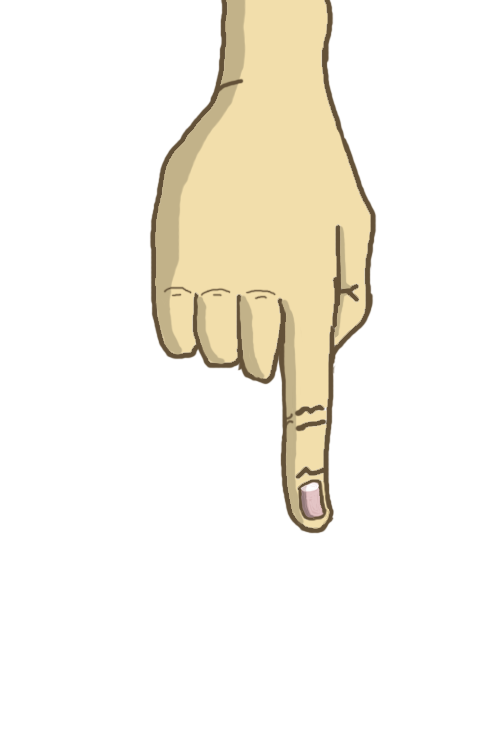
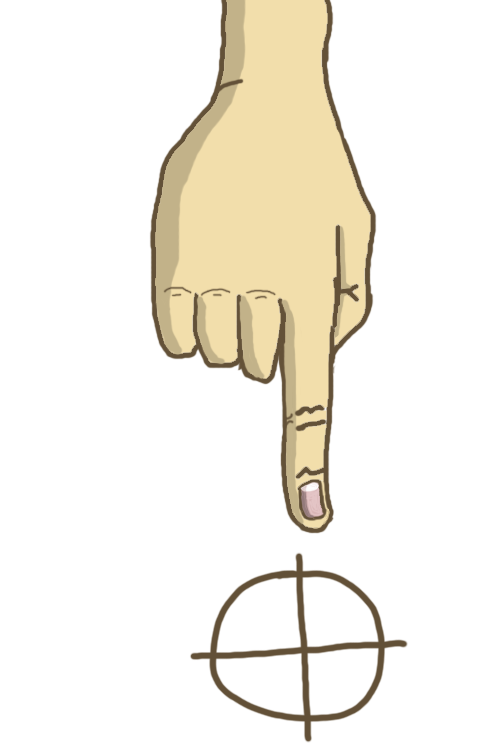
Layered file, before and after one edit (w=500, h=750). Changes by layer:
added layer "target" above "hand" over [190, 552, 408, 743]
